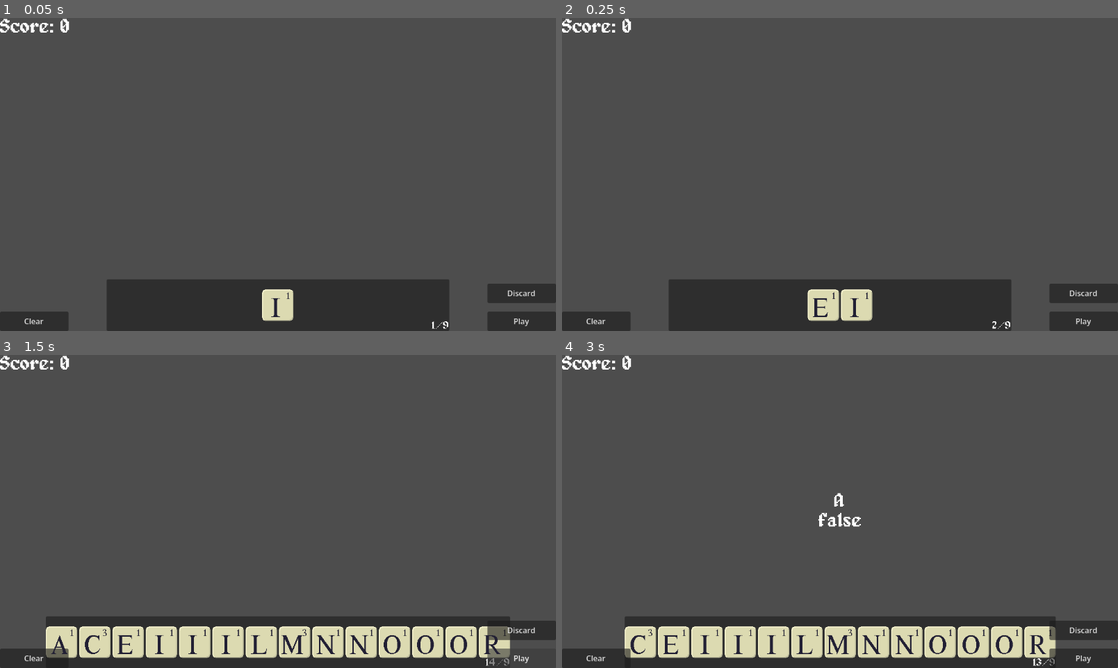
Above: before the commit, frames 1-4 (two rows, left to right).
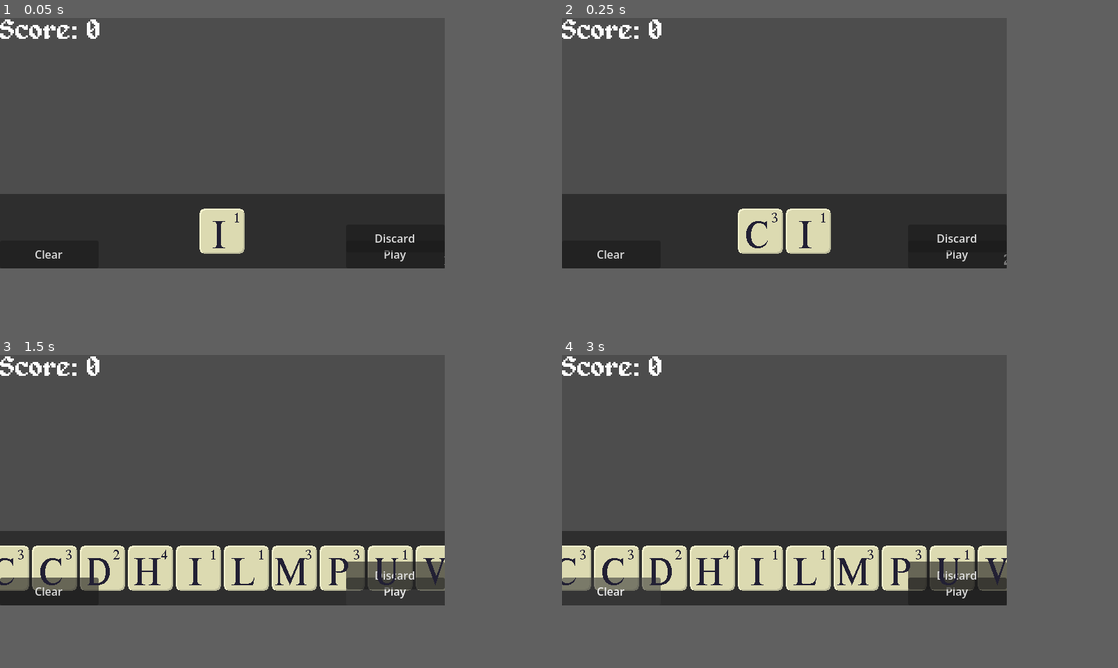
Above: after the commit, the same moments.

Repository: Dead-Vortex/Lexigraph
Game: Godot game, scene res://scenes/game.tscn
The game is run twice, just before and just after one commit, with the same random seed, the same clock (stepped at 60 frames per second) and the same inputs.
Inputs (mouse positions are in pixels of both pictures, inside the frame that each line leads up to):
- Up to frame 1 (0.05 s): no input
- Up to frame 2 (0.25 s): no input
- Up to frame 3 (1.5 s): click "Discard" at 0.5 s; click "Play" at 1.25 s
- Up to frame 4 (3 s): click "Play" at 2 s; click (623, 642) at 2.77 s
In our replay, the window is 800x450 before the commit and 640x360 after it. These sizes can differ from the game's own. Grey fills any space a smaller window leaves; there, only what the larger window draws over its background counts as a difference.

The runs differ from the first frame. In frame 1, 32% of the frame differs, in the area x 0-100%, y 0-100%; in frame 2, 32%; in frame 3, 32%; in frame 4, 33%.

Commit message:
deck now stores tiles as nodes and not letters
felix needs this to do some bs i didnt agree to :(

Diff:
--- a/project.godot
+++ b/project.godot
@@ -21,6 +21,8 @@
 
 [display]
 
+window/size/viewport_width=640
+window/size/viewport_height=360
 window/stretch/mode="viewport"
 window/stretch/aspect="expand"
 
--- a/scripts/game.gd
+++ b/scripts/game.gd
@@ -10,6 +10,8 @@
 
 var hand_size : int = 9
 var deck = []
+var starting_tiles = []
+var discarded_tiles = []
 
 var typed_word : String
 var played_tiles = []
@@ -34,38 +36,50 @@
 	# Create base deck
 	for i in 12:
 		if i <= 9:
-			deck.append(1)
-			deck.append(9)
+			starting_tiles.append(1)
+			starting_tiles.append(9)
 		if i <= 2:
-			deck.append(2)
-			deck.append(3)
-			deck.append(6)
-			deck.append(8)
-			deck.append(13)
-			deck.append(16)
-			deck.append(22)
-			deck.append(23)
-			deck.append(25)
+			starting_tiles.append(2)
+			starting_tiles.append(3)
+			starting_tiles.append(6)
+			starting_tiles.append(8)
+			starting_tiles.append(13)
+			starting_tiles.append(16)
+			starting_tiles.append(22)
+			starting_tiles.append(23)
+			starting_tiles.append(25)
 		if i <= 4:
-			deck.append(4)
-			deck.append(12)
-			deck.append(19)
-			deck.append(21)
-		deck.append(5)
+			starting_tiles.append(4)
+			starting_tiles.append(12)
+			starting_tiles.append(19)
+			starting_tiles.append(21)
+		starting_tiles.append(5)
 		if i <= 3:
-			deck.append(7)
+			starting_tiles.append(7)
 		if i == 1:
-			deck.append(10)
-			deck.append(11)
-			deck.append(17)
-			deck.append(24)
-			deck.append(26)
+			starting_tiles.append(10)
+			starting_tiles.append(11)
+			starting_tiles.append(17)
+			starting_tiles.append(24)
+			starting_tiles.append(26)
 		if i <= 6:
-			deck.append(14)
-			deck.append(18)
-			deck.append(20)
+			starting_tiles.append(14)
+			starting_tiles.append(18)
+			starting_tiles.append(20)
 		if i <= 8:
-			deck.append(15)
+			starting_tiles.append(15)
+	for i in len(starting_tiles):
+		var tile_instance = tile_scene.instantiate()
+		#hand.add_child(tile_instance)
+		#tile_instance.change_letter(Letters.NUM_TO_LETTER[starting_tiles[i]])
+		tile_instance.letter = starting_tiles[i]
+		tile_instance.number = Letters.LETTER_VALUES[Letters.NUM_TO_LETTER[tile_instance.letter]]
+		tile_instance.name = Letters.NUM_TO_LETTER[tile_instance.letter]
+		tile_instance.get_node("Letter").frame = tile_instance.letter
+		tile_instance.get_node("Number").text = str(tile_instance.number)
+		tile_instance.tooltip_text = "\"" + Letters.NUM_TO_LETTER[tile_instance.letter] + "\"\n" + str(tile_instance.number) + " Point" + ("s" if tile_instance.number != 1 else "")
+		tile_instance.tile_clicked.connect(_on_tile_clicked)
+		deck.append(tile_instance)
 	deck.shuffle()
 
 	draw_tiles_from_deck(true)
@@ -89,12 +103,12 @@
 
 func draw_tiles_from_deck(fill_hand: bool = false, count: int = 1, delay: float = 0.14) -> void:
 	for i in (hand_size - hand.get_child_count()) if fill_hand else count:
-		var tile_instance = tile_scene.instantiate()
-		var chosen_letter = deck.pick_random()
-		deck.remove_at(deck.find(chosen_letter))
-		hand.add_child(tile_instance)
-		tile_instance.tile_clicked.connect(_on_tile_clicked)
-		tile_instance.change_letter(Letters.NUM_TO_LETTER[chosen_letter])
+		#var tile_instance = tile_scene.instantiate()
+		var chosen_tile = deck.pick_random()
+		deck.remove_at(deck.find(chosen_tile))
+		hand.add_child(chosen_tile)
+		#tile_instance.tile_clicked.connect(_on_tile_clicked)
+		#tile_instance.change_letter(Letters.NUM_TO_LETTER[chosen_letter])
 		sort_hand()
 		if count > 1 or fill_hand:
 			await get_tree().create_timer(delay).timeout
@@ -134,6 +148,7 @@
 		hand_score = 0
 
 func _on_tiles_discarded() -> void:
+	discarded_tiles += played_tiles
 	played_tiles = []
 	typed_word = ""
 	word_display.text = ""
